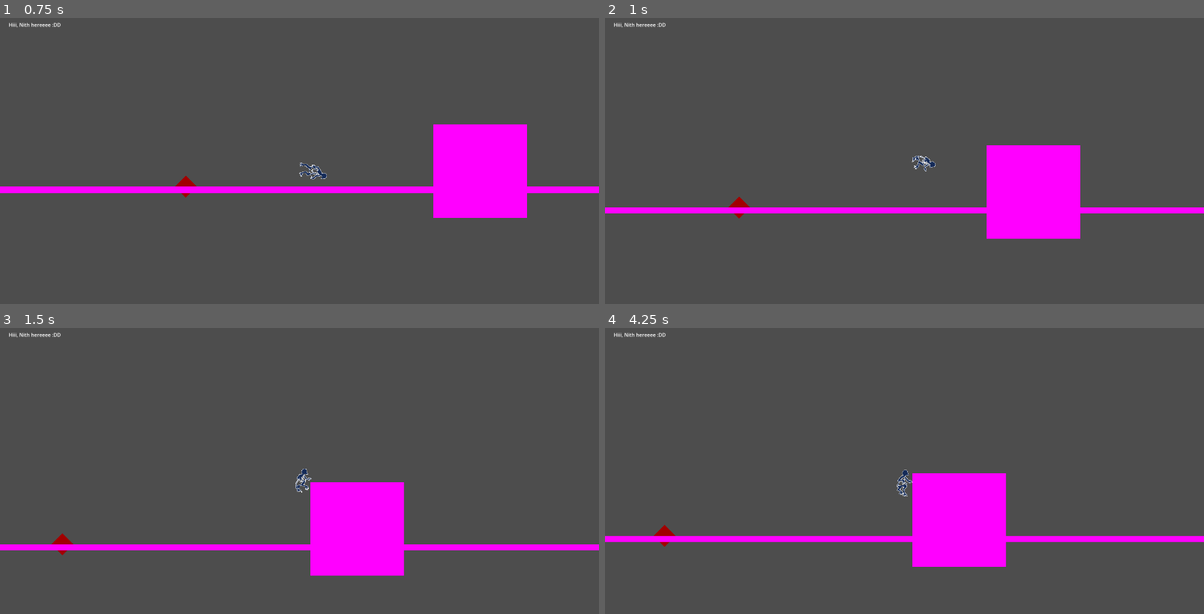
Above: before the commit, frames 1-4 (two rows, left to right).
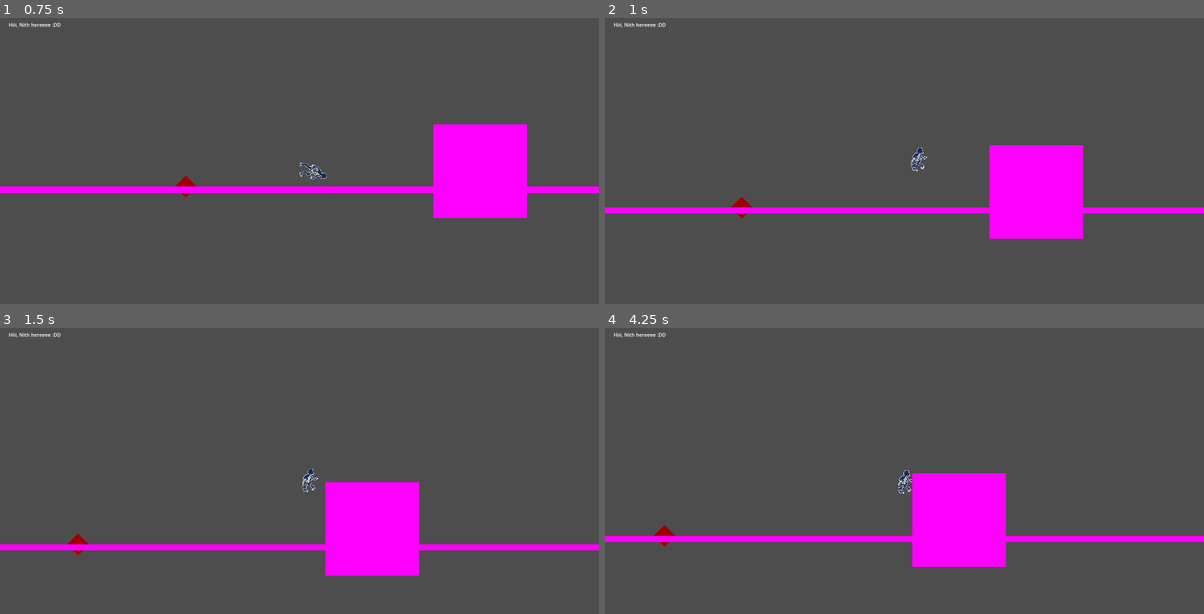
Above: after the commit, the same moments.

Repository: M4przybysz/Kamen-z-serca
Game: Godot game, scene res://src/main/main.tscn
The game is run twice, just before and just after one commit, with the same random seed, the same clock (stepped at 60 frames per second) and the same inputs.
Inputs:
- Up to frame 1 (0.75 s): hold D (move_right) from 0.53 s (still down); tap Shift (slide_and_air_dash) at 0.6 s
- Up to frame 2 (1 s): keep holding D (move_right); tap Space (jump) at 0.77, 0.8 s
- Up to frame 3 (1.5 s): keep holding D (move_right); tap Space (jump) at 1.07, 1.35 s
- Up to frame 4 (4.25 s): tap Space (jump) at 1.52, 1.82, 2.3, 3.02, 3.32, 3.6, 3.77, 4.07 s; tap Shift (slide_and_air_dash) at 1.55, 2.1, 2.85 s; release D (move_right) at 2.03 s; hold A (move_left) 2.03-2.78 s; hold D (move_right) from 2.78 s (still down)

Frame 1 is identical in both runs. In frame 2, 0.5% of the frame differs, in the area x 20-80%, y 44-78%; in frame 3, 1.9%, in the area x 8-70%, y 49-87%; in frame 4, 0.1%.

Commit message:
Removed taking damage while sliding and dashing. Cleared the player code a bit.

Diff:
--- a/la_creatura_game/src/gameplay/gameplay.gd
+++ b/la_creatura_game/src/gameplay/gameplay.gd
@@ -10,15 +10,14 @@
 func _ready() -> void:
 	hp = max_hp
 
-
 # Called every frame. 'delta' is the elapsed time since the previous frame.
 func _process(delta: float) -> void:
 	pass
 
 func decrease_hp(value:int) -> void:
-	if hp > 0:
-		hp -= value
+	if hp > 0: hp -= value
+
 	if hp >= 0 and hp < max_hp:
 		ui.set_hp(hp)
-	if hp == 0:
+	if hp <= 0:
 		death_menu.visible = true
--- a/la_creatura_game/src/main/main.gd
+++ b/la_creatura_game/src/main/main.gd
@@ -1,10 +1,8 @@
 extends Node
-
 
 # Called when the node enters the scene tree for the first time.
 func _ready() -> void:
 	pass # Replace with function body.
-
 
 # Called every frame. 'delta' is the elapsed time since the previous frame.
 func _process(delta: float) -> void:
--- a/la_creatura_game/src/player/player.gd
+++ b/la_creatura_game/src/player/player.gd
@@ -9,7 +9,6 @@
 
 # Assign hitboxes to variables
 @onready var normal_hitbox_collision: CollisionShape2D = $NormalHitbox/CollisionShape2D
-@onready var slide_hitbox_collision: CollisionShape2D = $SlideHitbox/CollisionShape2D
 
 # Assign grab to variables
 @onready var grab_hand: RayCast2D = $GrabHand
@@ -19,11 +18,11 @@
 @onready var slide_timer: Timer = $SlideTimer
 @onready var damage_timer: Timer = $DamageTimer
 
-
+# Assign exportable variables <--- add more exportables if needed later
 @export var movement_speed = 350.0
 @export var jump_velocity = -550.0
 
-var last_direction = 0
+var last_direction = 1
 var isGrabbing: bool = false
 var isDashing: bool = false
 var canDash: bool = true
@@ -43,31 +42,14 @@
 	var direction = Input.get_axis("move_left", "move_right")
 	if direction != 0: last_direction = direction
 
-	# Flip the sprite
-	if direction > 0:
-		animated_sprite.flip_h = false
-		grab_hand.target_position.x = 100
-		grab_check.target_position.x = 100
-	elif direction < 0:
-		animated_sprite.flip_h = true
-		grab_hand.target_position.x = -100
-		grab_check.target_position.x = -100
+	flip_h(direction) # Flip the sprite and other things
+	animate_player(direction) # Play animations
 
-	# Play animations
-	if is_on_floor():
-		if direction == 0:
-			animated_sprite.play("idle")
-		else:
-			animated_sprite.play("run")
-	else:
-		animated_sprite.play("jump")
-
+	# Set velocity
 	if isDashing:
 		velocity.x = last_direction * movement_speed * 2
-	elif direction:
+	else:
 		velocity.x = direction * movement_speed
-	else:
-		velocity.x = move_toward(velocity.x, 0, movement_speed)
 
 	move_and_slide()
 
@@ -81,13 +63,36 @@
 	if Input.is_action_just_pressed("slide_and_air_dash") && canDash:
 		isDashing = true
 		canDash = false
+		canBeDamaged = false
 		if is_on_floor():
 			normal_collision.disabled = true
 			normal_hitbox_collision.disabled = true
 			slide_collision.disabled = false
-			slide_hitbox_collision.disabled = false
 			animated_sprite.rotation_degrees = 90 * last_direction
 		slide_timer.start()
+
+func flip_h(direction):
+	if direction > 0:
+		animated_sprite.flip_h = false
+		grab_hand.target_position.x = 100
+		grab_check.target_position.x = 100
+	elif direction < 0:
+		animated_sprite.flip_h = true
+		grab_hand.target_position.x = -100
+		grab_check.target_position.x = -100
+
+func animate_player(direction) -> void:
+	if isGrabbing:
+		animated_sprite.play("grab_edge")
+	elif isDashing:
+		animated_sprite.rotation_degrees = 90 * last_direction # Change to animation when it's done
+	elif is_on_floor():
+		if direction == 0:
+			animated_sprite.play("idle")
+		else:
+			animated_sprite.play("run")
+	else:
+		animated_sprite.play("jump")
 
 func check_edge_grab() -> void:
 	var isFalling = velocity.y >= 0
@@ -95,10 +100,7 @@
 	var checkGrabHeight = grab_check.is_colliding()
 
 	var canGrab = isFalling && checkHand && checkGrabHeight && not isGrabbing && is_on_wall_only()
-
-	if canGrab:
-		isGrabbing = true
-		animated_sprite.play("grab_edge")
+	if canGrab: isGrabbing = true
 
 func check_dash() -> void:
 	if !canDash && is_on_floor() && !isDashing:
@@ -107,26 +109,13 @@
 func _on_normal_hitbox_body_entered(body: Node2D) -> void:
 	if body.is_in_group("enemy") && canBeDamaged:
 		gameplay.decrease_hp(1)
-		canBeDamaged = false
-		damage_timer.start()
-
-func _on_slide_hitbox_body_entered(body: Node2D) -> void:
-	if body.is_in_group("enemy") && canBeDamaged:
-		gameplay.decrease_hp(1)
-		canBeDamaged = false
-		damage_timer.start()
 
 func _on_slide_timer_timeout() -> void:
 	isDashing = false
+	canBeDamaged = true
 	normal_collision.disabled = false
 	normal_hitbox_collision.disabled = false
 	slide_collision.disabled = true
-	slide_hitbox_collision.disabled = true
 	animated_sprite.rotation_degrees = 0
 	slide_timer.stop()
 	slide_timer.set_wait_time(0.3)
-
-func _on_damage_timer_timeout() -> void:
-	canBeDamaged = true
-	damage_timer.stop()
-	damage_timer.set_wait_time(0.5)
--- a/la_creatura_game/src/player/player.tscn
+++ b/la_creatura_game/src/player/player.tscn
@@ -96,17 +96,11 @@
 [sub_resource type="RectangleShape2D" id="RectangleShape2D_7yxln"]
 size = Vector2(50, 100)
 
-[sub_resource type="RectangleShape2D" id="RectangleShape2D_ygni6"]
-size = Vector2(100, 50)
-
 [node name="Player" type="CharacterBody2D" groups=["player"]]
 script = ExtResource("1_golh8")
 
 [node name="SlideTimer" type="Timer" parent="."]
-wait_time = 0.5
-
-[node name="DamageTimer" type="Timer" parent="."]
-wait_time = 0.5
+wait_time = 0.3
 
 [node name="NormalCollision" type="CollisionShape2D" parent="."]
 position = Vector2(25, 50)
@@ -142,14 +136,5 @@
 position = Vector2(25, 50)
 shape = SubResource("RectangleShape2D_7yxln")
 
-[node name="SlideHitbox" type="Area2D" parent="."]
-collision_mask = 2
-
-[node name="CollisionShape2D" type="CollisionShape2D" parent="SlideHitbox"]
-position = Vector2(25, 75)
-shape = SubResource("RectangleShape2D_ygni6")
-
 [connection signal="timeout" from="SlideTimer" to="." method="_on_slide_timer_timeout"]
-[connection signal="timeout" from="DamageTimer" to="." method="_on_damage_timer_timeout"]
 [connection signal="body_entered" from="NormalHitbox" to="." method="_on_normal_hitbox_body_entered"]
-[connection signal="body_entered" from="SlideHitbox" to="." method="_on_slide_hitbox_body_entered"]
--- a/la_creatura_game/src/ui/ui.gd
+++ b/la_creatura_game/src/ui/ui.gd
@@ -16,6 +16,6 @@
 	pass
 
 func set_hp(hp):
-	for img in $HP_interface.get_children():
+	for img in hp_vfx:
 		img.visible = false
 	hp_vfx[hp].visible = true
Not shown: 1 places in la_creatura_game/src/player/player.tscn that only renumber resources
